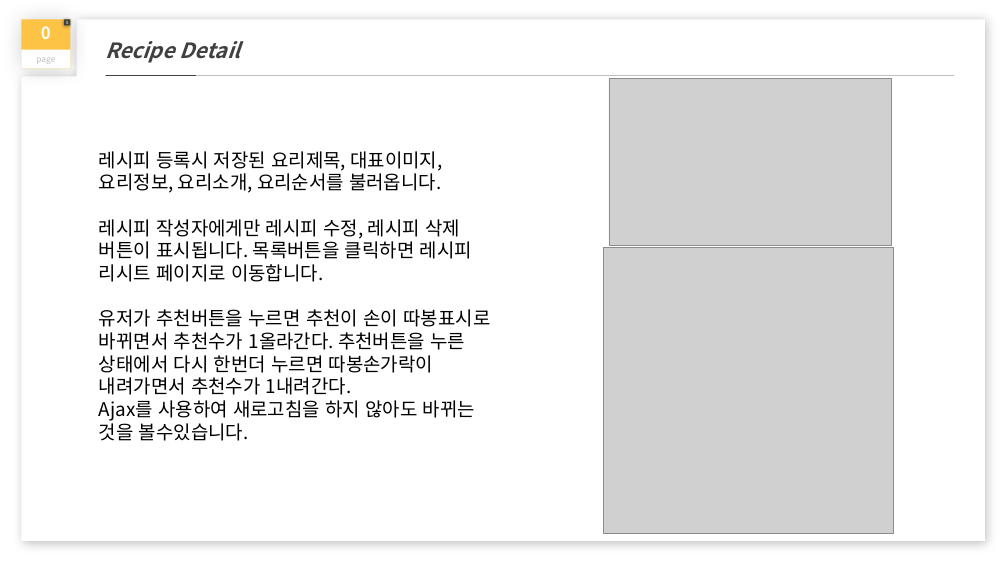
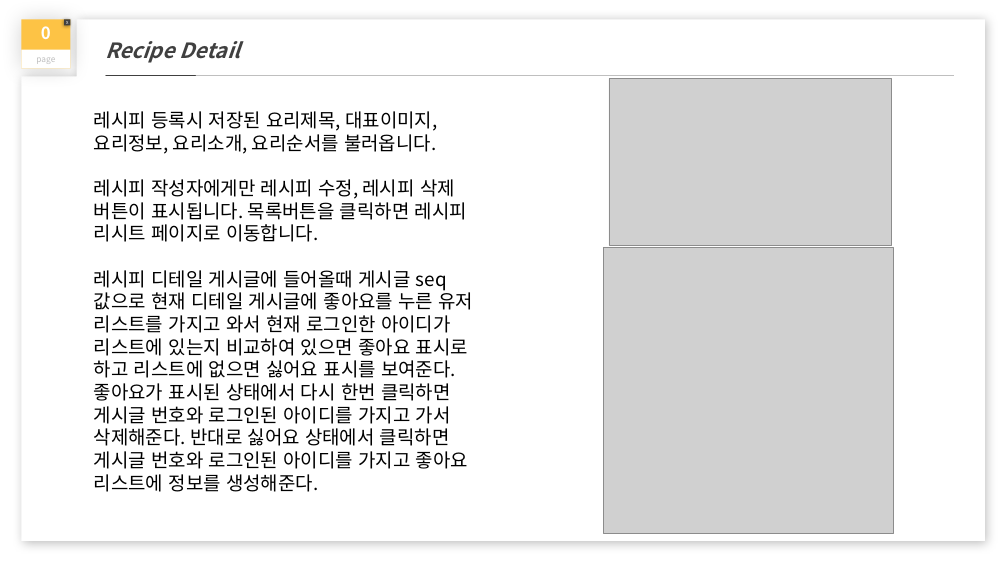
Before and after one commit to ljun0903/bc, a slide deck: slide 4 of 기술서/5조기술서_이승준.pptx. Drawn at 1008x567 pixels with LibreOffice and Linux fonts; fonts in the diff are those of the drawing; grey boxes stand for pictures. Boxes give left, top, right and bottom in pixels: in the first picture for what was removed or moved away, otherwise in the second. Text is boxed around its words. In the diff, an @@ line names an element or a change of style, - is before the commit and + after.

```diff
--- a/기술서/5조기술서_이승준.pptx
+++ b/기술서/5조기술서_이승준.pptx
@@ text "레시피 등록시 저장된 요리제목, 대표이미지, ...": place and size @@
-text "레시피 등록시 저장된 요리제목, 대표이미지, ..." at [99,151,491,441]
+text "레시피 등록시 저장된 요리제목, 대표이미지, ..." at [94,111,474,492]
@@ text at [94,270,474,492]: text changed @@
-유저가 추천버튼을 누르면 추천이 손이 따봉표시로 바뀌면서 추천수가 1올라간다. 추천버튼을 누른 상태에서 다시 한번더 누르면 따봉손가락이 내려가면서 추천수가 1내려간다.
-Ajax를 사용하여 새로고침을 하지 않아도 바뀌는 것을 볼수있습니다.
+레시피 디테일 게시글에 들어올때 게시글 seq값으로 현재 디테일 게시글에 좋아요를 누른 유저 리스트를 가지고 와서 현재 로그인한 아이디가 리스트에 있는지 비교하여 있으면 좋아요 표시로 하고 리스트에 없으면 싫어요 표시를 보여준다. 좋아요가 표시된 상태에서 다시 한번 클릭하면 게시글 번호와 로그인된 아이디를 가지고 가서 삭제해준다. 반대로 싫어요 상태에서 클릭하면 게시글 번호와 로그인된 아이디를 가지고 좋아요 리스트에 정보를 생성해준다.
```
Also in this commit, not shown: 3 other slides changed.
